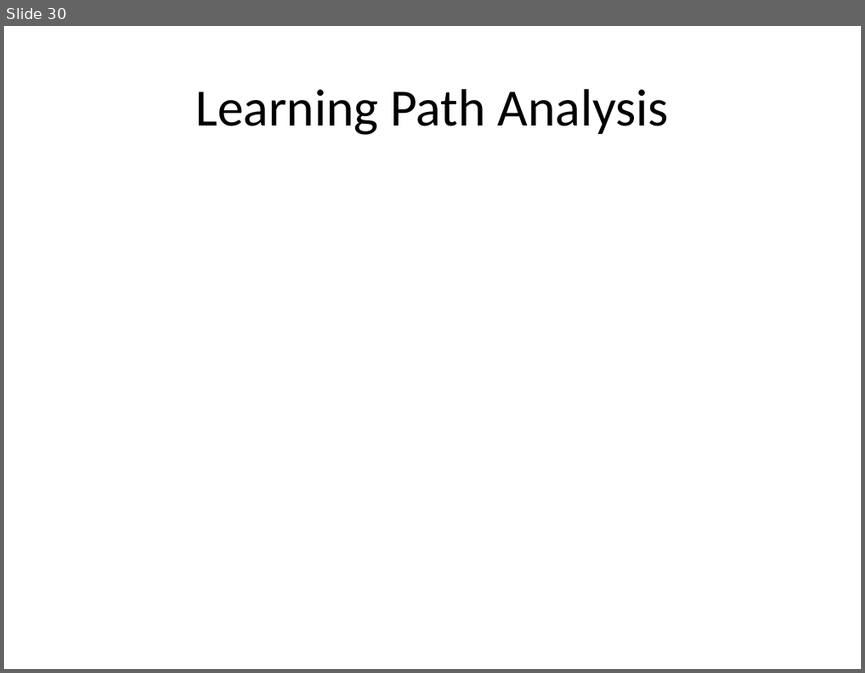
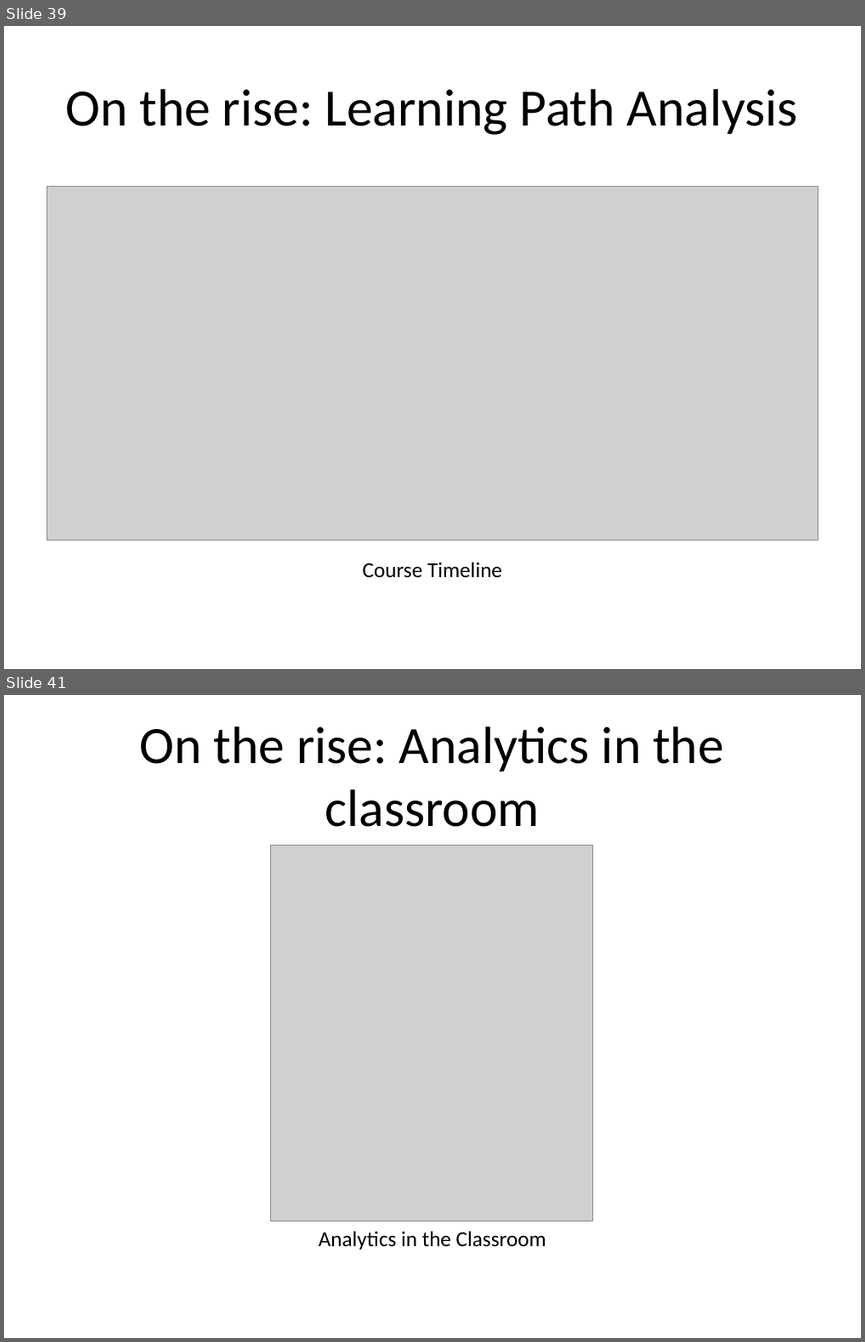
Before and after one commit to dietrichson/newport_2019, a slide deck: presentation/Learning_analytics_Newport_2019.pptx. Shown one above the other, each under a label of ours: slide 30 before the commit, slides 39 and 41 after it; the slides between them are not shown. The pictures are 865x673 and 865x1342 pixels, drawn with LibreOffice and Linux fonts; fonts in the diff are those of the drawing; grey boxes stand for pictures. Boxes give left, top, right and bottom in pixels: in the first picture for what was removed or moved away, otherwise in the second. Text is boxed around its words. In the diff, an @@ line names an element or a change of style, - is before the commit and + after.

```diff
--- a/presentation/Learning_analytics_Newport_2019.pptx
+++ b/presentation/Learning_analytics_Newport_2019.pptx
@@ slide 41 added at [4, 695, 861, 1338], background #FFFFFF @@
@@ title added at [140, 726, 724, 827], 44 pt, text #000000 @@
+On the rise: Analytics in the classroom
@@ picture added at [270, 845, 592, 1221] @@
@@ text added at [318, 1231, 546, 1249], 18 pt, text #000000 @@
+Analytics in the Classroom
@@ what was slide 30 is now slide 39 @@
@@ slide 39 changed as well @@
@@ title at [65, 89, 798, 135]: text changed @@
-Learning Path Analysis
+On the rise: Learning Path Analysis
@@ picture added at [46, 188, 818, 540] @@
@@ text added at [363, 562, 502, 578], 18 pt, text #000000 @@
+Course Timeline
```
Also in this commit, not shown: 6 other slides changed, 13 other slides added, 2 slides removed, 12 other files.
